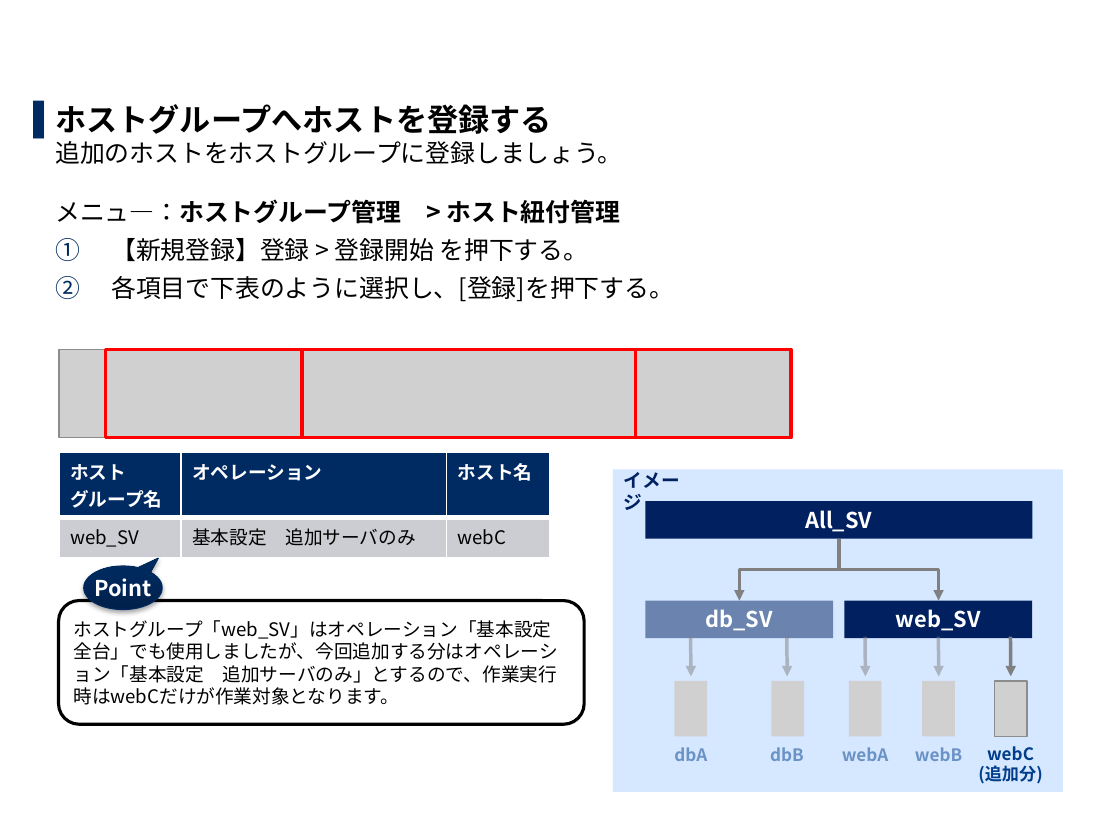
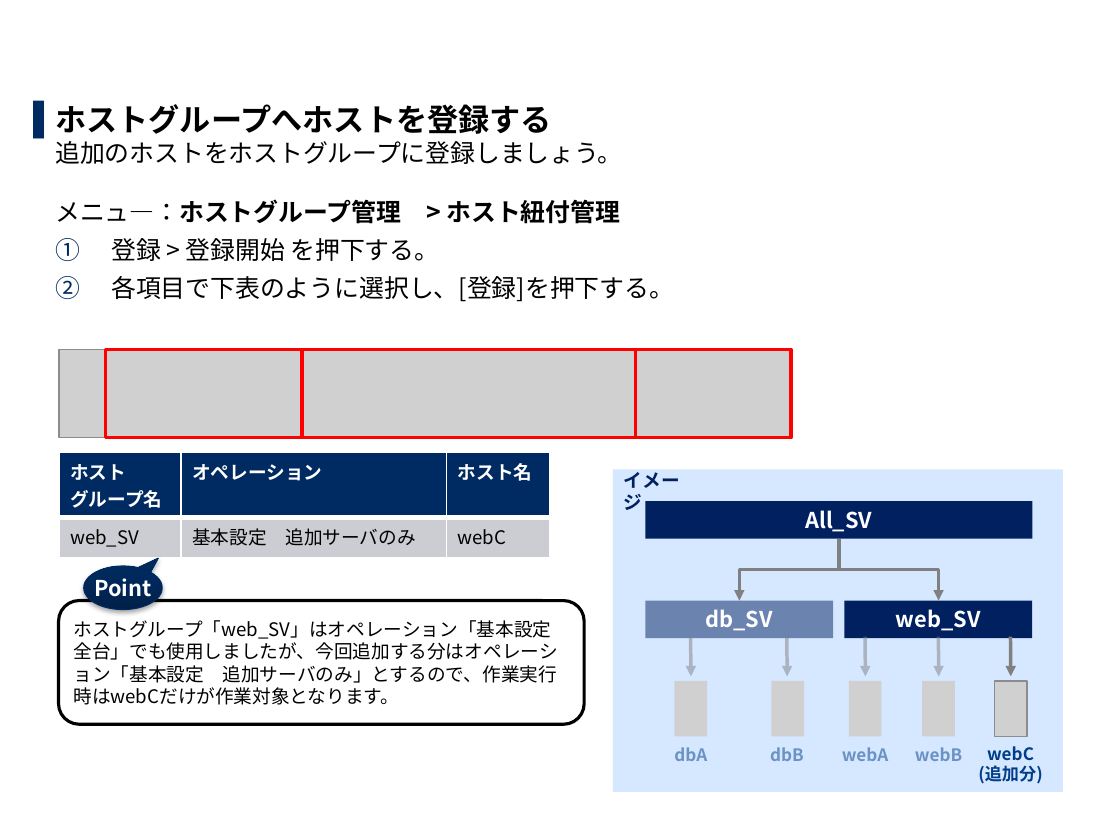
Before and after one commit to exastro-suite/it-automation-docs, a slide deck: slide 37 of asset/Learn_ja/ITA-hg-ps_practice_ja.pptx. Drawn at 1120x840 pixels with LibreOffice and Linux fonts; fonts in the diff are those of the drawing; grey boxes stand for pictures; background and template pictures are left out. Boxes give left, top, right and bottom in pixels: in the first picture for what was removed or moved away, otherwise in the second. Text is boxed around its words. In the diff, an @@ line names an element or a change of style, - is before the commit and + after.

```diff
--- a/asset/Learn_ja/ITA-hg-ps_practice_ja.pptx
+++ b/asset/Learn_ja/ITA-hg-ps_practice_ja.pptx
@@ text at bbox=[111, 238, 440, 261]: text changed @@
-  1. 【新規登録】登録 > 登録開始 を押下する。
+  1. 登録 > 登録開始 を押下する。
```
Also in this commit, not shown: 13 other slides changed, 1 other file.
